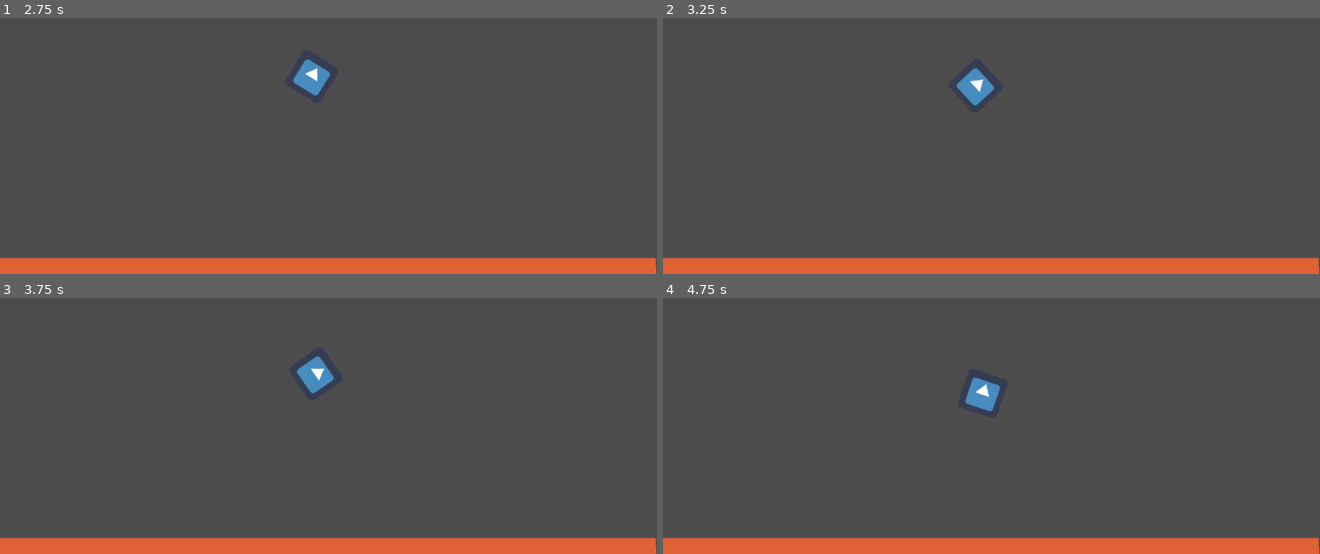
Above: before the commit, frames 1-4 (two rows, left to right).
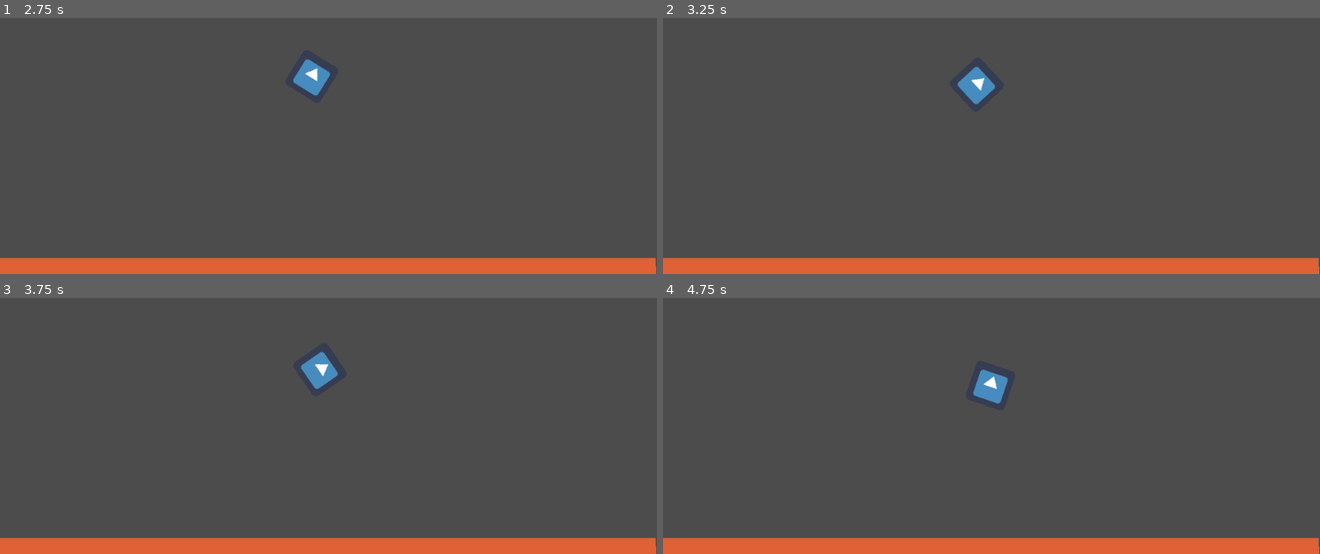
Above: after the commit, the same moments.

Repository: swift456/mars-lander
Game: Godot game, scene res://Main.tscn
Same seed, same stepped clock (60 frames per second), same inputs: the game is played once before the commit and once after it. The engine's default icon, where the game draws it, is replaced by a stand-in: a white triangle on a blue panel in a dark square.
Inputs:
- Up to frame 1 (2.75 s): hold Right (right) 0.53-1.28 s; tap Space (parachute) at 0.6, 1.35, 2.1 s; hold Left (left) 1.28-2.03 s; hold Right (right) from 2.03 s (still down)
- Up to frame 2 (3.25 s): release Right (right) at 2.78 s; hold Up (thrust) from 2.78 s (still down); tap Space (parachute) at 2.85 s
- Up to frame 3 (3.75 s): release Up (thrust) at 3.53 s; hold Left (left) from 3.53 s (still down); tap Space (parachute) at 3.6 s
- Up to frame 4 (4.75 s): keep holding Left (left); tap Space (parachute) at 4.35 s

Frame 1 is identical in both runs. In frame 2, 0.1% of the frame differs, in the area x 44-51%, y 18-35%; in frame 3, 0.3%; in frame 4, 0.6%, in the area x 46-53%, y 27-45%.

Commit message:
Initial work made on UI Prototyping.

Diff:
--- a/Prototyping/LandingTest/Lander.gd
+++ b/Prototyping/LandingTest/Lander.gd
@@ -66,7 +66,7 @@
 		self.set_applied_torque(1000)
 	if Input.is_action_pressed("thrust"):
 		var thrust = -self.global_transform.y
-		thrust = thrust/2
+		thrust = thrust
 		apply_central_impulse(thrust)
 	print(rotation)
 func input():
--- /dev/null
+++ b/Prototyping/LandingTest/Menu.gd
@@ -0,0 +1,21 @@
+extends Control
+
+
+# Declare member variables here. Examples:
+# var a = 2
+# var b = "text"
+
+
+# Called when the node enters the scene tree for the first time.
+func _ready():
+	pass # Replace with function body.
+
+
+
+# Called every frame. 'delta' is the elapsed time since the previous frame.
+#func _process(delta):
+#	pass
+
+
+func _on_Start_pressed():
+	pass # Replace with function body.
--- /dev/null
+++ b/Prototyping/LandingTest/Menu.tscn
@@ -0,0 +1,31 @@
+[gd_scene load_steps=2 format=2]
+
+[ext_resource path="res://Menu.gd" type="Script" id=1]
+
+[node name="Menu" type="Control"]
+anchor_right = 1.0
+anchor_bottom = 1.0
+script = ExtResource( 1 )
+
+[node name="VBoxContainer" type="VBoxContainer" parent="."]
+margin_right = 40.0
+margin_bottom = 40.0
+
+[node name="Start" type="Button" parent="VBoxContainer"]
+margin_right = 63.0
+margin_bottom = 20.0
+text = "Start"
+
+[node name="Settings" type="Button" parent="VBoxContainer"]
+margin_top = 24.0
+margin_right = 63.0
+margin_bottom = 44.0
+text = "Settings"
+
+[node name="Exit" type="Button" parent="VBoxContainer"]
+margin_top = 48.0
+margin_right = 63.0
+margin_bottom = 68.0
+text = "Exit"
+
+[connection signal="pressed" from="VBoxContainer/Start" to="." method="_on_Start_pressed"]
